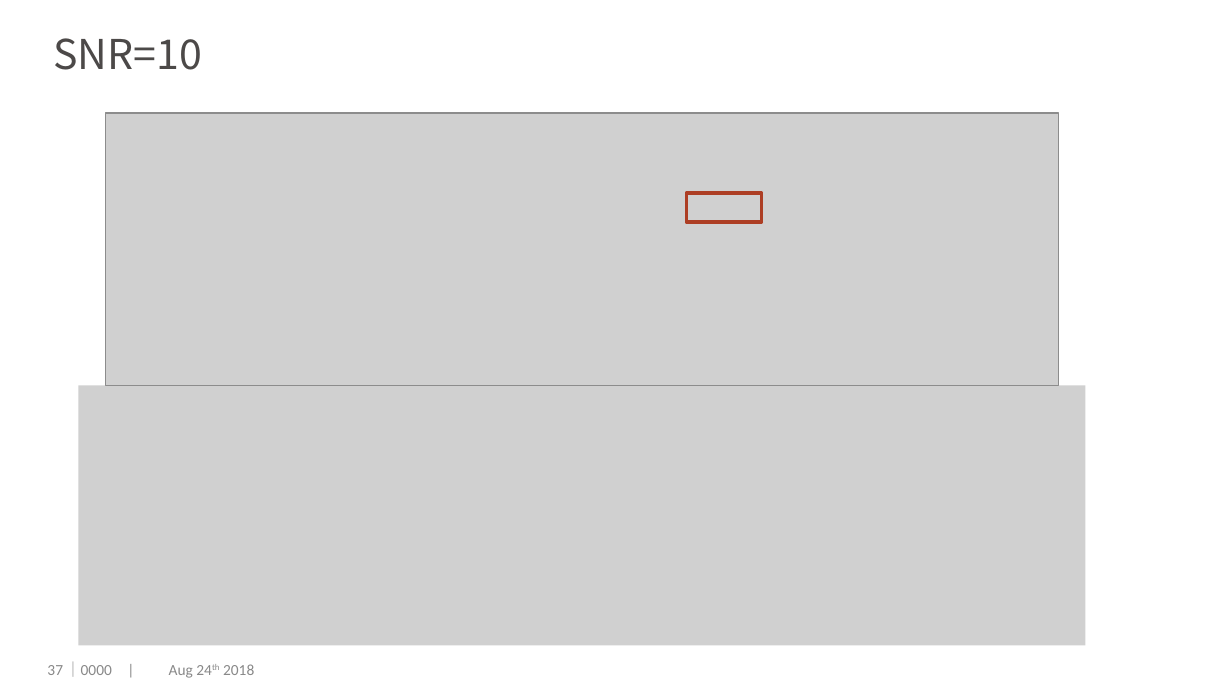
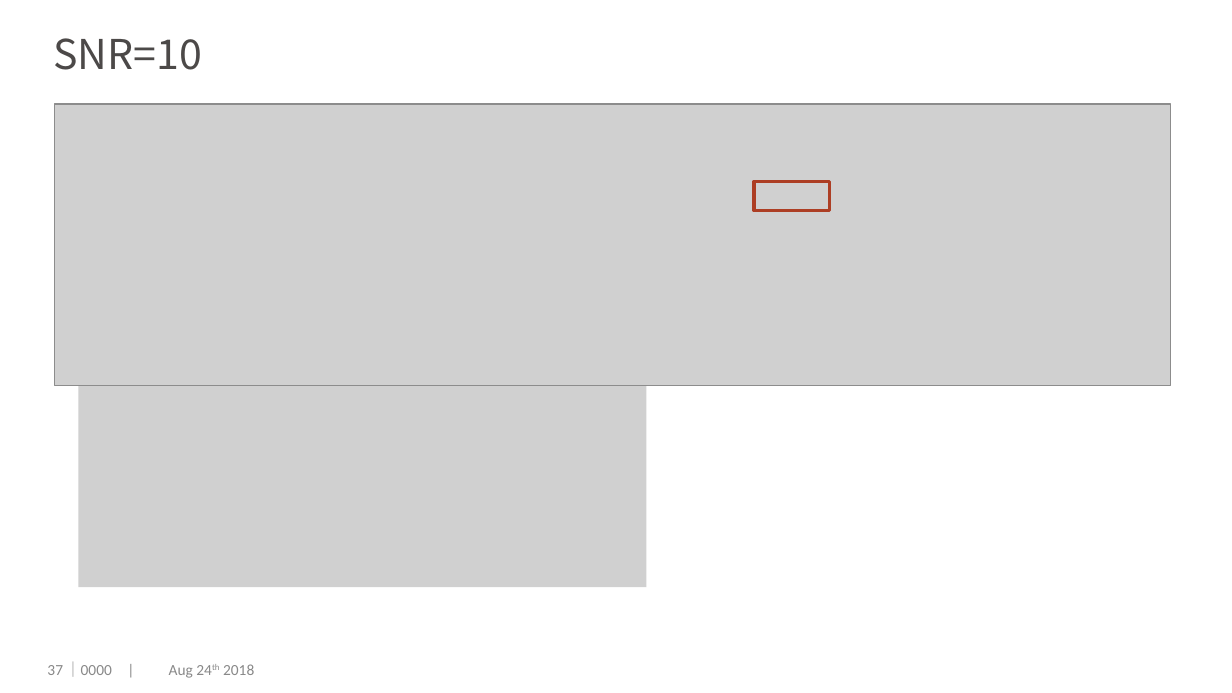
Before and after one commit to dengwx11/GroupLasso, a slide deck: slide 38 of manu & slides/Final.pptx. Drawn at 1232x693 pixels with LibreOffice and Linux fonts; fonts in the diff are those of the drawing; grey boxes stand for pictures; background and template pictures are left out. Boxes give left, top, right and bottom in pixels: in the first picture for what was removed or moved away, otherwise in the second. Text is boxed around its words. In the diff, an @@ line names an element or a change of style, - is before the commit and + after.

```diff
--- a/manu & slides/Final.pptx
+++ b/manu & slides/Final.pptx
@@ picture: place and size @@
-picture at (106,113,1058,386)
+picture at (54,103,1170,384)
@@ rectangle: place and size @@
-rectangle at (686,193,761,223)
+rectangle at (754,181,829,211)
@@ picture removed at (79,386,1085,646) @@
@@ picture added at (79,386,647,588) @@
```
Also in this commit, not shown: 9 other slides changed, 2 slides added, 5 slides removed, 17 other files.
